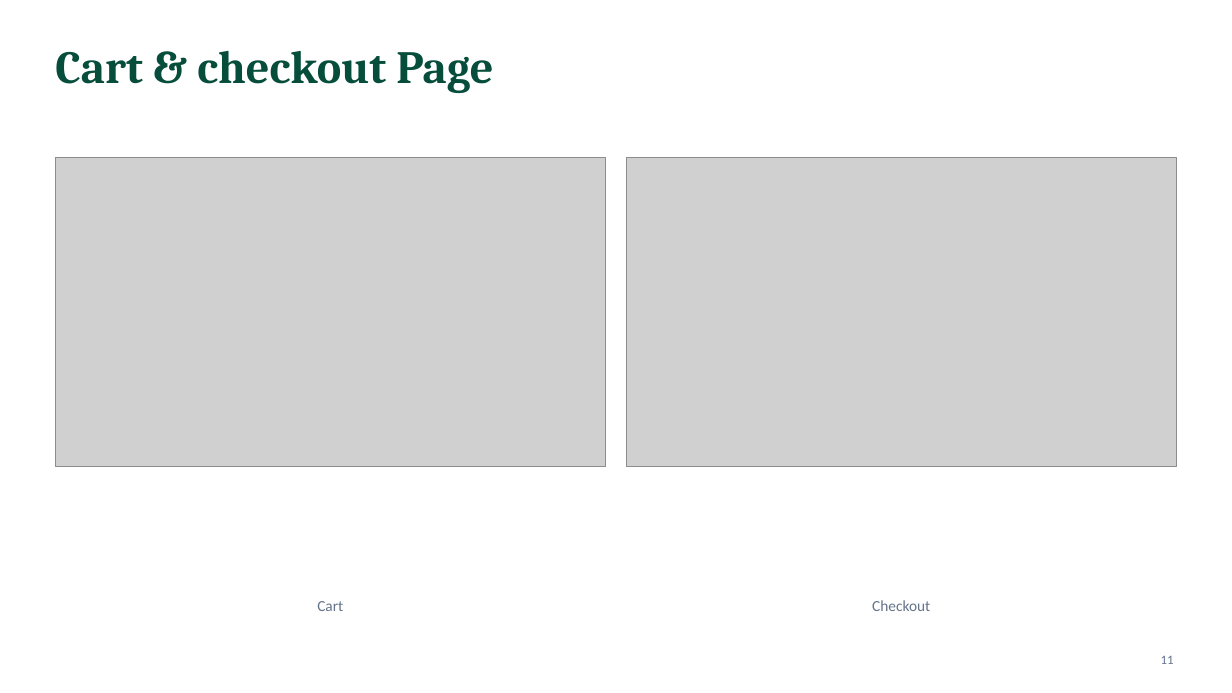
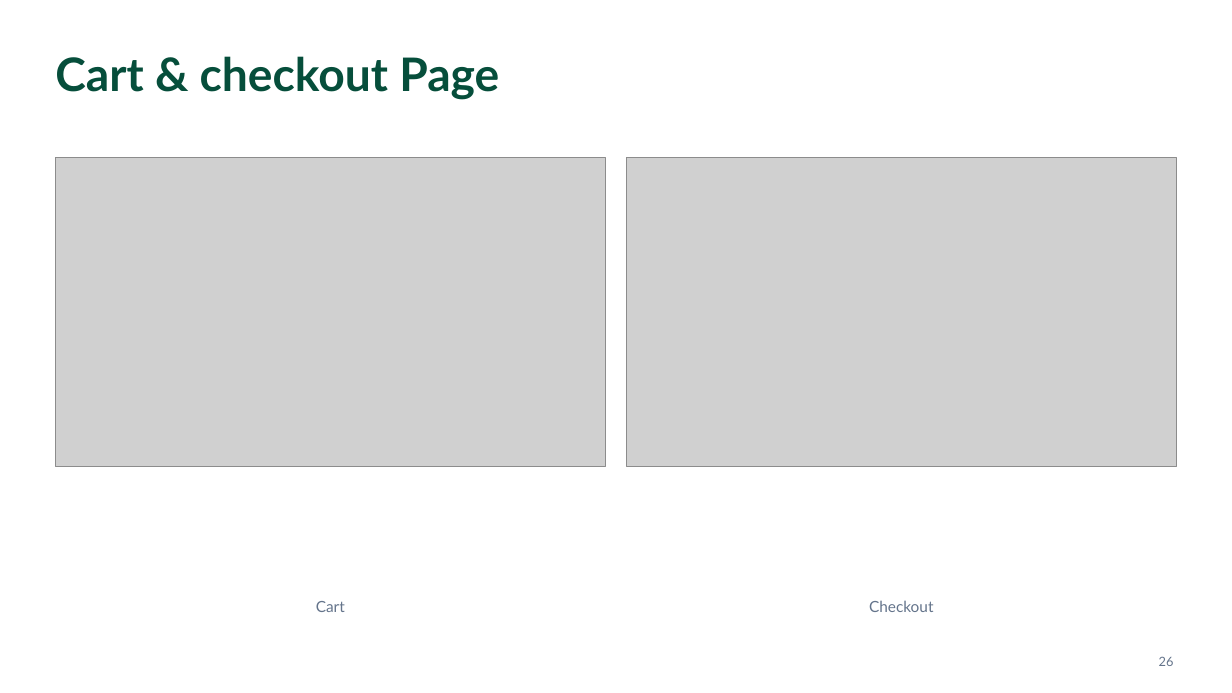
Before and after one commit to sriv95/261342-Database-Project, a slide deck: slide 26 of docs/smash-badminton-shop.pptx (slide 11 before the commit). Drawn at 1232x693 pixels with LibreOffice and Linux fonts; fonts in the diff are those of the drawing; grey boxes stand for pictures. Boxes give left, top, right and bottom in pixels: in the first picture for what was removed or moved away, otherwise in the second. Text is boxed around its words. In the diff, an @@ line names an element or a change of style, - is before the commit and + after.

```diff
--- a/docs/smash-badminton-shop.pptx
+++ b/docs/smash-badminton-shop.pptx
@@ text "Cart & checkout Page" at <box>55,56,499,100</box>: font Cambria to Lato; line spacing 1 to 1.15 @@
@@ text "Cart" at <box>316,601,345,612</box>: font Calibri to Lato; line spacing 1 to 1.15 @@
@@ text "Checkout" at <box>869,601,933,612</box>: font Calibri to Lato; line spacing 1 to 1.15 @@
@@ page number at <box>1159,656,1174,666</box>: text changed; font Calibri to Lato @@
-11
+26
```
Also in this commit, not shown: 11 other slides changed, 19 slides added, 6 slides removed.
